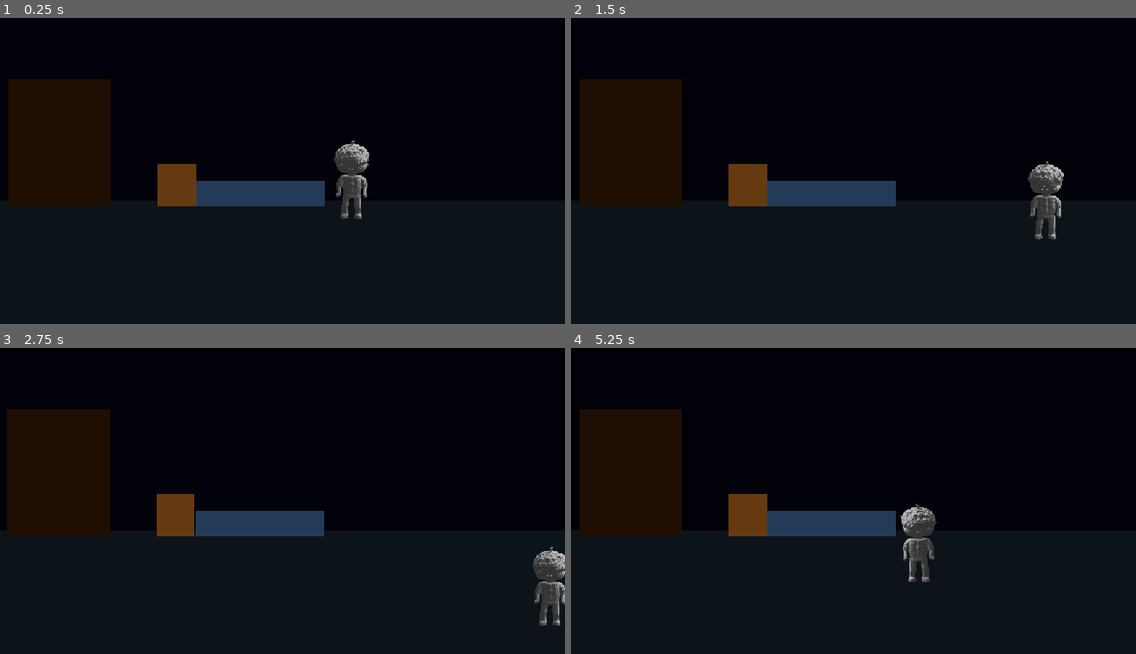
Above: before the commit, frames 1-4 (two rows, left to right).
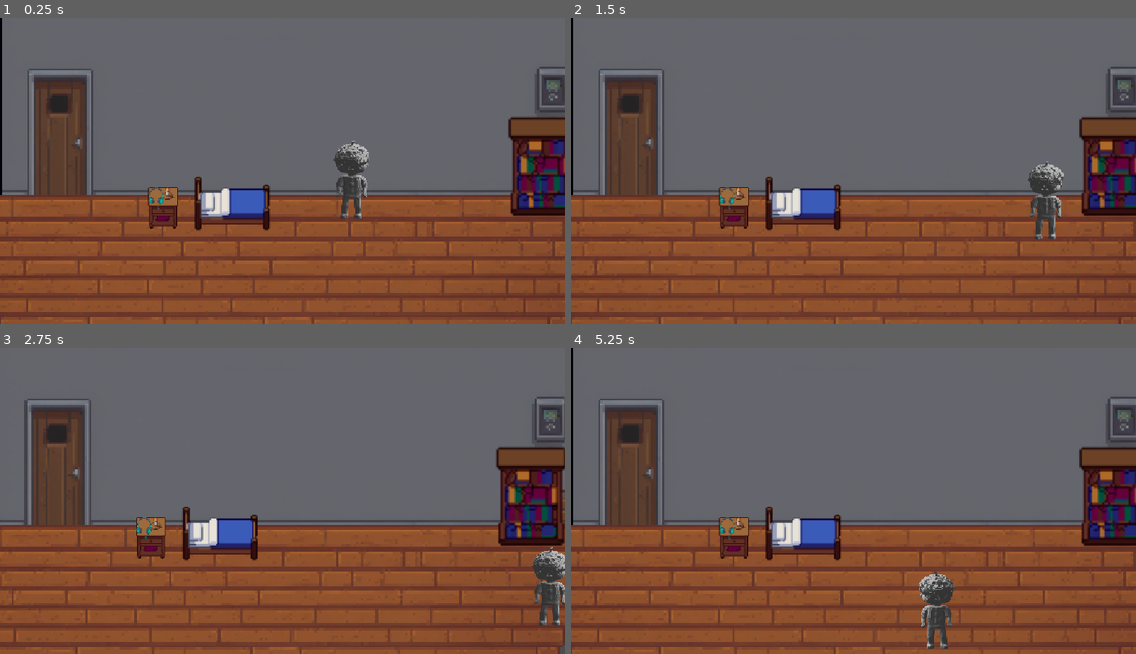
Above: after the commit, the same moments.

Repository: RUB1C/VOIDHEART
Game: Godot game, scene res://scenes/levels/escena_base.tscn
Same seed, same stepped clock (60 frames per second), same inputs: the game is played once before the commit and once after it.
Inputs:
- Up to frame 1 (0.25 s): no input
- Up to frame 2 (1.5 s): tap Enter at 0.5 s; hold D (derecha) 0.53-1.28 s; hold Shift (correr) 0.53-1.28 s; hold S (abajo) from 1.28 s (still down); tap E (interactuar) at 1.35 s
- Up to frame 3 (2.75 s): release S (abajo) at 2.03 s; hold D (derecha) from 2.03 s (still down); hold Shift (correr) from 2.03 s (still down)
- Up to frame 4 (5.25 s): release D (derecha) at 2.78 s; release Shift (correr) at 2.78 s; hold W (arriba) 2.78-3.53 s; tap E (interactuar) at 2.85, 4.35 s; hold Shift (correr) 3.53-4.28 s; hold A (izquierda) 3.53-5.03 s; hold S (abajo) from 5.03 s (still down); hold Shift (correr) from 5.03 s (still down)

The runs differ from the first frame. In frame 1, 99% of the frame differs, in the area x 0-100%, y 0-100%; in frame 2, 99%; in frame 3, 99%; in frame 4, 99%.

Commit message:
Subida de esenario y muebles

Diff:
--- a/voidheart/scenes/entities/player.tscn
+++ b/voidheart/scenes/entities/player.tscn
@@ -26,9 +26,6 @@
 [ext_resource type="Texture2D" uid="uid://2g1p2kiey6in" path="res://assets/idle/sprites_idle0022.png" id="24_ufll5"]
 [ext_resource type="Texture2D" uid="uid://ra8n5iyc8wwl" path="res://assets/idle/sprites_idle0023.png" id="25_sepq8"]
 [ext_resource type="Texture2D" uid="uid://dmqd81qomy06n" path="res://assets/idle/sprites_idle0024.png" id="26_sbcfq"]
-
-[sub_resource type="RectangleShape2D" id="RectangleShape2D_5h11f"]
-size = Vector2(77.000015, 163.5)
 
 [sub_resource type="SpriteFrames" id="SpriteFrames_hchaj"]
 animations = [{
@@ -110,13 +107,11 @@
 "speed": 24.0
 }]
 
+[sub_resource type="RectangleShape2D" id="RectangleShape2D_5h11f"]
+size = Vector2(37.000004, 101)
+
 [node name="Player" type="CharacterBody2D" unique_id=73166647]
 script = ExtResource("1_ucweq")
-
-[node name="CollisionShape2D" type="CollisionShape2D" parent="." unique_id=1151208202]
-position = Vector2(521.5, 275.25)
-scale = Vector2(0.99999994, 1)
-shape = SubResource("RectangleShape2D_5h11f")
 
 [node name="Camera2D" type="Camera2D" parent="." unique_id=1282522133]
 limit_left = 0
@@ -132,3 +127,8 @@
 sprite_frames = SubResource("SpriteFrames_hchaj")
 animation = &"idle"
 frame_progress = 0.064985715
+
+[node name="CollisionShape2D" type="CollisionShape2D" parent="." unique_id=1151208202]
+position = Vector2(522.5, 254.5)
+scale = Vector2(0.9999999, 1)
+shape = SubResource("RectangleShape2D_5h11f")
--- a/voidheart/scenes/levels/escena_base.tscn
+++ b/voidheart/scenes/levels/escena_base.tscn
@@ -17,14 +17,14 @@
 [node name="Escena_base" type="Node2D" unique_id=442958033]
 position = Vector2(1, 628)
 
-[node name="Suelo" parent="." unique_id=1034777148 instance=ExtResource("3_3f3wo")]
-position = Vector2(-1, -628)
-
 [node name="Plano_trasero" type="Parallax2D" parent="." unique_id=2016372374]
 scroll_scale = Vector2(0.2, 0.2)
 
 [node name="Pared" parent="Plano_trasero" unique_id=903606181 instance=ExtResource("1_4ghbg")]
 position = Vector2(-1, -627)
+
+[node name="Suelo" parent="." unique_id=1034777148 instance=ExtResource("3_3f3wo")]
+position = Vector2(8, -523)
 
 [node name="Capa_juego" type="Node2D" parent="." unique_id=2120215362]
 
@@ -54,13 +54,13 @@
 shape = SubResource("RectangleShape2D_5h11f")
 
 [node name="StaticBody2D" parent="." unique_id=1683587738 instance=ExtResource("4_noodr")]
-position = Vector2(16, -459)
+position = Vector2(986, -387)
 
 [node name="StaticBody2D2" parent="." unique_id=676764765 instance=ExtResource("5_4eivp")]
-position = Vector2(383, -259)
+position = Vector2(374, -255)
 
 [node name="StaticBody2D3" parent="." unique_id=876002127 instance=ExtResource("6_2q6cl")]
-position = Vector2(307, -294)
+position = Vector2(279, -250)
 
 [node name="audifonos" parent="." unique_id=1382283994 instance=ExtResource("4_4eivp")]
-position = Vector2(342, -329)
+position = Vector2(304, -226)
--- a/voidheart/scenes/objects/armario.tscn
+++ b/voidheart/scenes/objects/armario.tscn
@@ -1,15 +1,17 @@
 [gd_scene format=3 uid="uid://dsatomfk4muiy"]
 
+[ext_resource type="Texture2D" uid="uid://nmnessx8d50n" path="res://assets/Sprites/bookseller/Sprite-0003.png" id="1_ytvu2"]
+
 [sub_resource type="RectangleShape2D" id="RectangleShape2D_4edk5"]
-size = Vector2(200, 250)
+size = Vector2(117, 189)
 
 [node name="StaticBody2D" type="StaticBody2D" unique_id=1683587738]
 
 [node name="CollisionShape2D" type="CollisionShape2D" parent="." unique_id=1624322478]
-position = Vector2(100, 125)
+position = Vector2(71.5, 94.5)
 shape = SubResource("RectangleShape2D_4edk5")
 
-[node name="ColorRect" type="ColorRect" parent="." unique_id=243430025]
-offset_right = 200.0
-offset_bottom = 250.0
-color = Color(0.12097684, 0.05456876, 0.0071524763, 1)
+[node name="Sprite0003" type="Sprite2D" parent="." unique_id=49168238]
+position = Vector2(73, 99)
+scale = Vector2(4, 4)
+texture = ExtResource("1_ytvu2")
--- a/voidheart/scenes/objects/audifonos.tscn
+++ b/voidheart/scenes/objects/audifonos.tscn
@@ -1,9 +1,10 @@
 [gd_scene format=3 uid="uid://dvdwi2u3bmqwj"]
 
 [ext_resource type="Script" uid="uid://qrb6awtua3fd" path="res://scripts/audifonos.gd" id="1_n8lwo"]
+[ext_resource type="Texture2D" uid="uid://cawaaxjhyk44n" path="res://assets/Sprites/Earphones/Audifonos.png" id="2_m4g82"]
 
 [sub_resource type="CircleShape2D" id="CircleShape2D_5h11f"]
-radius = 71.02816
+radius = 52.009613
 
 [node name="audifonos" type="Area2D" unique_id=1382283994]
 script = ExtResource("1_n8lwo")
@@ -21,5 +22,9 @@
 text = "E"
 horizontal_alignment = 1
 
+[node name="Audifonos" type="Sprite2D" parent="." unique_id=565474195]
+scale = Vector2(0.4, 0.4)
+texture = ExtResource("2_m4g82")
+
 [connection signal="body_entered" from="." to="." method="_on_body_entered"]
 [connection signal="body_exited" from="." to="." method="_on_body_exited"]
--- a/voidheart/scenes/objects/cama.tscn
+++ b/voidheart/scenes/objects/cama.tscn
@@ -1,15 +1,17 @@
 [gd_scene format=3 uid="uid://bl5f7kk72tvbg"]
 
+[ext_resource type="Texture2D" uid="uid://c8dyckwf45wq5" path="res://assets/Sprites/Bed/Sprite-0003.png" id="1_2pitb"]
+
 [sub_resource type="RectangleShape2D" id="RectangleShape2D_cd0ln"]
-size = Vector2(250, 50)
+size = Vector2(138, 68)
 
 [node name="StaticBody2D" type="StaticBody2D" unique_id=1683587738]
 
 [node name="CollisionShape2D" type="CollisionShape2D" parent="." unique_id=1624322478]
-position = Vector2(125, 25)
+position = Vector2(80, 55)
 shape = SubResource("RectangleShape2D_cd0ln")
 
-[node name="ColorRect" type="ColorRect" parent="." unique_id=243430025]
-offset_right = 250.0
-offset_bottom = 50.0
-color = Color(0.14192405, 0.2327134, 0.34453455, 1)
+[node name="Sprite0003" type="Sprite2D" parent="." unique_id=2094054248]
+position = Vector2(78.00001, 42)
+scale = Vector2(2.6, 2.6)
+texture = ExtResource("1_2pitb")
--- a/voidheart/scenes/objects/mesita.tscn
+++ b/voidheart/scenes/objects/mesita.tscn
@@ -1,4 +1,6 @@
 [gd_scene format=3 uid="uid://fi7vnvnfdy84"]
+
+[ext_resource type="Texture2D" uid="uid://dd7kog40i37u5" path="res://assets/Sprites/Table/Sprite-0002.png" id="1_8isy3"]
 
 [sub_resource type="RectangleShape2D" id="RectangleShape2D_ck67w"]
 size = Vector2(75, 85)
@@ -9,7 +11,7 @@
 position = Vector2(37.5, 42.5)
 shape = SubResource("RectangleShape2D_ck67w")
 
-[node name="ColorRect" type="ColorRect" parent="." unique_id=243430025]
-offset_right = 75.0
-offset_bottom = 85.0
-color = Color(0.3970518, 0.22665188, 0.06918063, 1)
+[node name="Sprite0002" type="Sprite2D" parent="." unique_id=1398715787]
+position = Vector2(38, 44)
+scale = Vector2(1.6, 1.6)
+texture = ExtResource("1_8isy3")
--- a/voidheart/scenes/objects/pared.tscn
+++ b/voidheart/scenes/objects/pared.tscn
@@ -1,4 +1,6 @@
 [gd_scene format=3 uid="uid://dfp8n6qonwqjm"]
+
+[ext_resource type="Texture2D" uid="uid://d2vpmybrfpo3x" path="res://assets/Sprites/Wall/pixel-0018-2306187975.png" id="1_n1bg6"]
 
 [node name="Pared" type="Sprite2D" unique_id=903606181]
 
@@ -6,3 +8,8 @@
 offset_right = 1152.0
 offset_bottom = 365.0
 color = Color(0.0068204626, 0.010398829, 0.03763828, 1)
+
+[node name="Pixel00182306187975" type="Sprite2D" parent="." unique_id=481393840]
+position = Vector2(577, 157)
+scale = Vector2(0.56, 0.56)
+texture = ExtResource("1_n1bg6")
--- a/voidheart/scenes/objects/suelo.tscn
+++ b/voidheart/scenes/objects/suelo.tscn
@@ -1,9 +1,11 @@
 [gd_scene format=3 uid="uid://dq3nu6aeyqx1g"]
+
+[ext_resource type="Texture2D" uid="uid://tmq4yq8p31s2" path="res://assets/Sprites/Floor/pixel-0025-3640231022.png" id="1_wmn6q"]
 
 [node name="Suelo" type="Sprite2D" unique_id=1034777148]
 
-[node name="ColorRect" type="ColorRect" parent="." unique_id=243430025]
-offset_top = 365.0
-offset_right = 1152.0
-offset_bottom = 648.0
-color = Color(0.049971953, 0.077463485, 0.09735244, 1)
+[node name="Pixel00253640231022" type="Sprite2D" parent="." unique_id=1610354736]
+position = Vector2(560, 559)
+rotation = 3.1415927
+scale = Vector2(0.6, 0.6)
+texture = ExtResource("1_wmn6q")
Binary file added: voidheart/assets/Sprites/Bed/Sprite-0001.png
Not shown, added: voidheart/assets/Sprites/Bed/Sprite-0001.png.import
Binary file added: voidheart/assets/Sprites/Bed/Sprite-0002.png
Not shown, added: voidheart/assets/Sprites/Bed/Sprite-0002.png.import
Binary file added: voidheart/assets/Sprites/Bed/Sprite-0003.png
Not shown, added: voidheart/assets/Sprites/Bed/Sprite-0003.png.import
Binary file added: voidheart/assets/Sprites/Bed/Sprite-0004.png
Not shown, added: voidheart/assets/Sprites/Bed/Sprite-0004.png.import
Binary file added: voidheart/assets/Sprites/Bed/Sprite-0005.png
Not shown, added: voidheart/assets/Sprites/Bed/Sprite-0005.png.import
Binary file added: voidheart/assets/Sprites/Bed/Sprite-0006.png
Not shown, added: voidheart/assets/Sprites/Bed/Sprite-0006.png.import
(and 15 more such lines)
